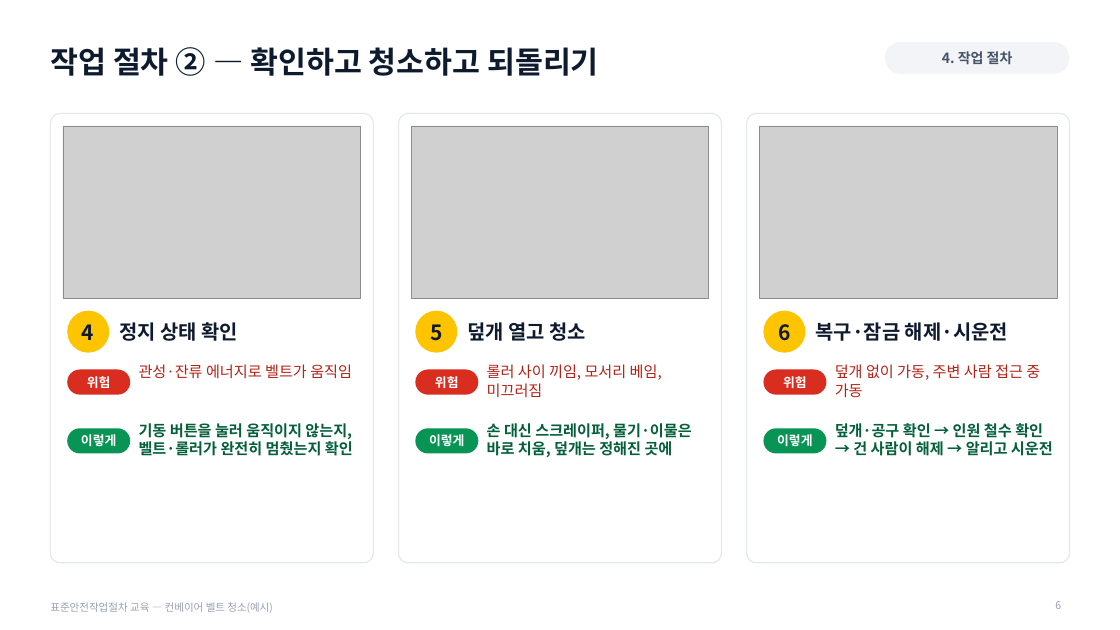
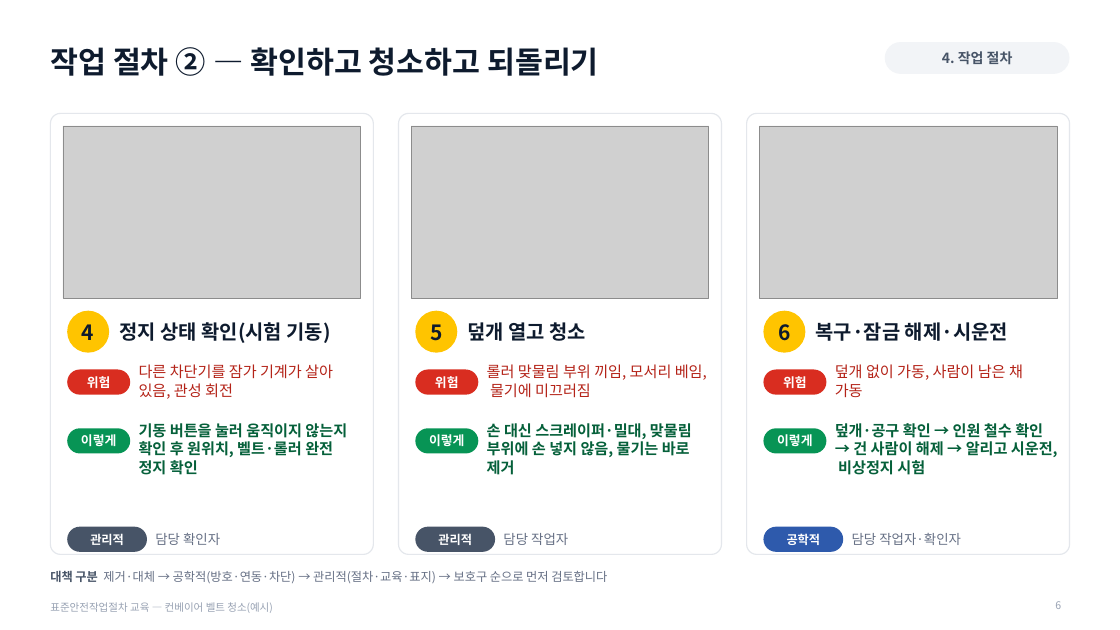
Before and after one commit to tjsrlfhzpt-ai/anjeonduck, a slide deck: slide 6 of assets/files/templates/SafePlum_sop_training.pptx. Drawn at 1120x630 pixels with LibreOffice and Linux fonts; fonts in the diff are those of the drawing; grey boxes stand for pictures. Boxes give left, top, right and bottom in pixels: in the first picture for what was removed or moved away, otherwise in the second. Text is boxed around its words. In the diff, an @@ line names an element or a change of style, - is before the commit and + after.

```diff
--- a/assets/files/templates/SafePlum_sop_training.pptx
+++ b/assets/files/templates/SafePlum_sop_training.pptx
@@ rounded rectangle: place and size @@
-rounded rectangle at (50,113,373,563)
+rounded rectangle at (50,113,373,555)
@@ rounded rectangle: place and size @@
-rounded rectangle at (398,113,721,563)
+rounded rectangle at (398,113,721,555)
@@ rounded rectangle: place and size @@
-rounded rectangle at (747,113,1070,563)
+rounded rectangle at (747,113,1070,555)
@@ text at (119,322,331,343): text changed @@
-정지 상태 확인
+정지 상태 확인(시험 기동)
@@ text at (139,364,333,399): text changed @@
-관성·잔류 에너지로 벨트가 움직임
+다른 차단기를 잠가 기계가 살아 있음, 관성 회전
@@ text at (487,364,707,398): text changed @@
-롤러 사이 끼임, 모서리 베임, 미끄러짐
+롤러 맞물림 부위 끼임, 모서리 베임, 물기에 미끄러짐
@@ text at (835,364,1023,397): text changed @@
-덮개 없이 가동, 주변 사람 접근 중 가동
+덮개 없이 가동, 사람이 남은 채 가동
@@ text at (139,423,347,475): text changed @@
-기동 버튼을 눌러 움직이지 않는지, 벨트·롤러가 완전히 멈췄는지 확인
+기동 버튼을 눌러 움직이지 않는지 확인 후 원위치, 벨트·롤러 완전 정지 확인
@@ text at (487,423,692,475): text changed @@
-손 대신 스크레이퍼, 물기·이물은 바로 치움, 덮개는 정해진 곳에
+손 대신 스크레이퍼·밀대, 맞물림 부위에 손 넣지 않음, 물기는 바로 제거
@@ text at (835,423,1058,475): text changed @@
-덮개·공구 확인 → 인원 철수 확인 → 건 사람이 해제 → 알리고 시운전
+덮개·공구 확인 → 인원 철수 확인 → 건 사람이 해제 → 알리고 시운전, 비상정지 시험
@@ rounded rectangle added at (67,527,147,552), fill #475467, 10.5 pt, text #FFFFFF, bold @@
+관리적
@@ text added at (155,533,220,545), 11.5 pt, text #667085 @@
+담당 확인자
@@ rounded rectangle added at (415,527,495,552), fill #475467, 10.5 pt, text #FFFFFF, bold @@
+관리적
@@ text added at (503,533,568,545), 11.5 pt, text #667085 @@
+담당 작업자
@@ rounded rectangle added at (764,527,844,552), fill #2E5AAC, 10.5 pt, text #FFFFFF, bold @@
+공학적
@@ text added at (852,533,961,545), 11.5 pt, text #667085 @@
+담당 작업자·확인자
@@ text added at (50,570,607,583), 10.5 pt, text #667085 @@
+대책 구분 제거·대체 → 공학적(방호·연동·차단) → 관리적(절차·교육·표지) → 보호구 순으로 먼저 검토합니다
```
Also in this commit, not shown: 5 other slides changed, 2 slides added, 21 other files.
